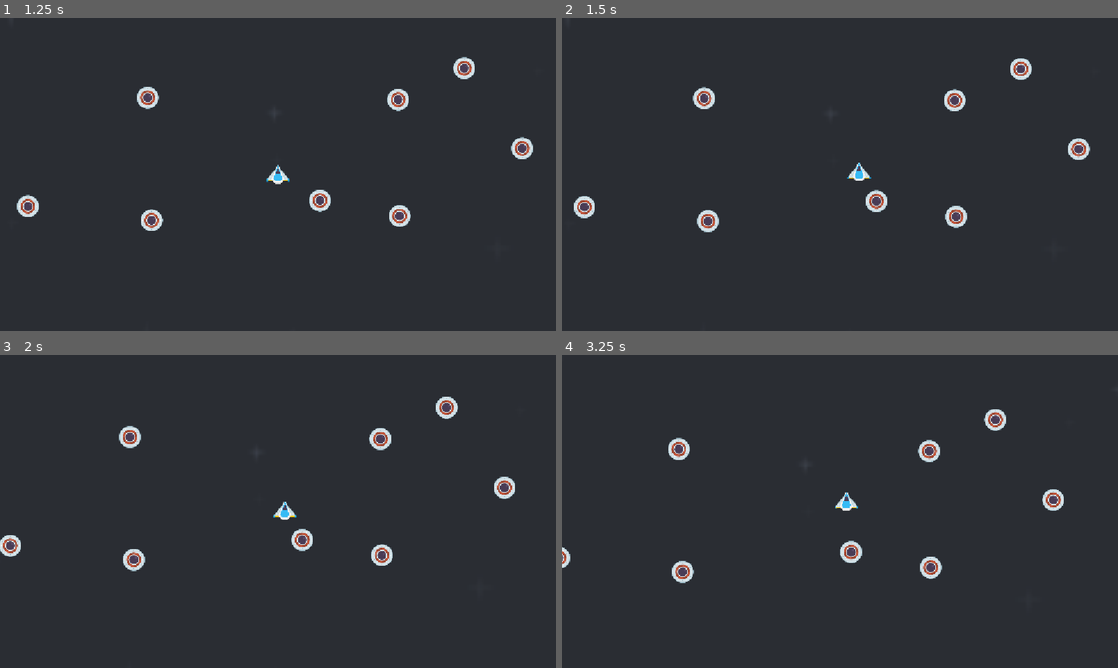
Above: before the commit, frames 1-4 (two rows, left to right).
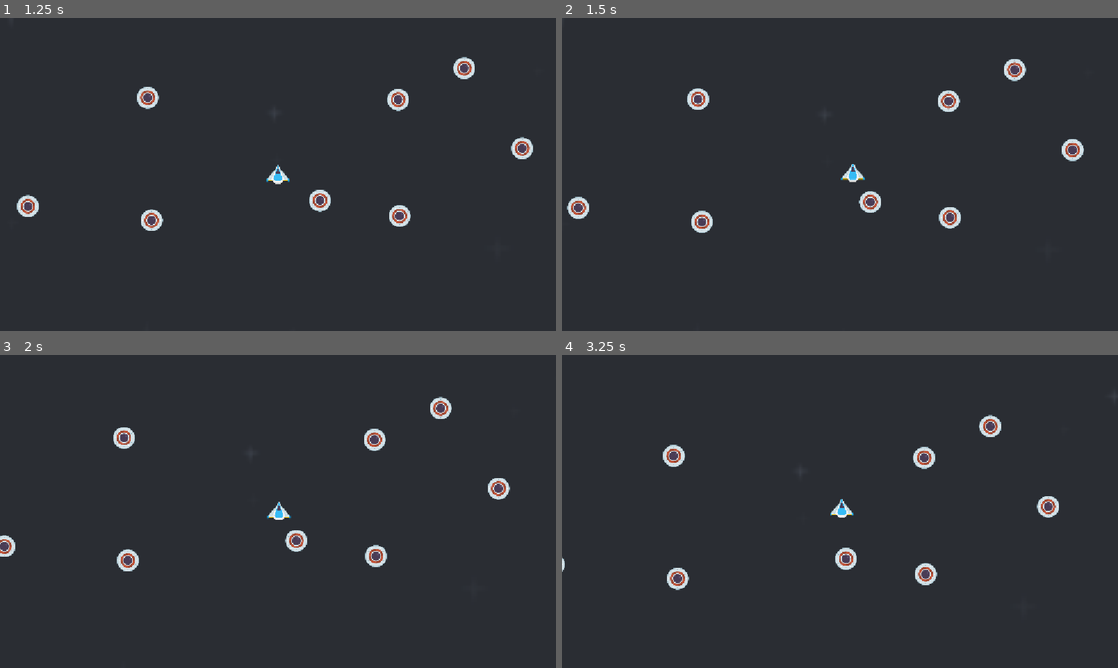
Above: after the commit, the same moments.

Repository: two-sticks-and-a-rock/space-arcade
Game: Godot game, scene res://scenes/prototyping.tscn
Same seed, same stepped clock (60 frames per second), same inputs: the game is played once before the commit and once after it.
Inputs (mouse positions are in pixels of both pictures, inside the frame that each line leads up to):
- Up to frame 1 (1.25 s): tap Enter at 0.5 s; move the mouse to (400, 158) at 0.52 s; press the mouse at (400, 158) at 0.53 s
- Up to frame 2 (1.5 s): tap Space at 1.25 s; move the mouse to (728, 190) at 1.27 s; release the mouse at (728, 190) at 1.28 s; click (728, 190) at 1.35 s
- Up to frame 3 (2 s): no input
- Up to frame 4 (3.25 s): move the mouse to (895, 442) at 2.02 s; press the mouse at (895, 442) at 2.03 s; move the mouse to (812, 574) at 2.77 s; release the mouse at (812, 574) at 2.78 s; click (812, 574) at 2.85 s

Frame 1 is identical in both runs. In frame 2, 2.4% of the frame differs, in the area x 0-95%, y 12-69%; in frame 3, 2.3%; in frame 4, 2.4%, in the area x 0-91%, y 17-76%.

Commit message:
add visualization

Diff:
--- a/scenes/player.tscn
+++ b/scenes/player.tscn
@@ -4,6 +4,7 @@
 [ext_resource type="Script" uid="uid://d02iqtql42dlw" path="res://scenes/player.gd" id="1_g2els"]
 [ext_resource type="PackedScene" uid="uid://oliot5hwfyjd" path="res://scenes/slingshot.tscn" id="2_dqkch"]
 [ext_resource type="Script" uid="uid://b1c5baeih10s1" path="res://scenes/player_camera.gd" id="3_qhqgy"]
+[ext_resource type="Script" uid="uid://cjuqx7p055ftc" path="res://scenes/visualization.gd" id="3_qlg0r"]
 
 [sub_resource type="SpriteFrames" id="SpriteFrames_kcn5b"]
 animations = [{
@@ -27,6 +28,10 @@
 [node name="slingshot" parent="." unique_id=311823443 instance=ExtResource("2_dqkch")]
 default_color = Color(1, 0.93333334, 0.32941177, 0)
 
+[node name="visualization" type="Line2D" parent="slingshot" unique_id=1078616549]
+default_color = Color(0.7411765, 0.7411765, 0, 1)
+script = ExtResource("3_qlg0r")
+
 [node name="AnimatedSprite2D" type="AnimatedSprite2D" parent="." unique_id=1546061967]
 scale = Vector2(0.5, 0.5)
 sprite_frames = SubResource("SpriteFrames_kcn5b")
@@ -37,7 +42,6 @@
 
 [node name="Camera2D" type="Camera2D" parent="." unique_id=1856610160]
 position_smoothing_enabled = true
-position_smoothing_speed = 2.0
 drag_horizontal_enabled = true
 drag_vertical_enabled = true
 drag_left_margin = 0.0
--- /dev/null
+++ b/scenes/visualization.gd
@@ -0,0 +1,22 @@
+extends Line2D
+
+
+@onready var slingshot = get_parent() as Line2D
+@onready var player = get_parent().get_parent() as RigidBody2D
+
+var start_vector := Vector2.ZERO
+var end_vector := Vector2.ZERO
+
+# func _ready():
+
+func _process(_delta):
+	if (Input.is_action_pressed("click")):
+		end_vector = start_vector + (slingshot.points[0] - slingshot.points[1])
+		remove_point(1)
+		remove_point(0)
+
+		add_point(start_vector)
+		add_point(end_vector)
+	if (Input.is_action_just_released("click")):
+		remove_point(1)
+		remove_point(0)
Not shown, added: scenes/visualization.gd.uid
